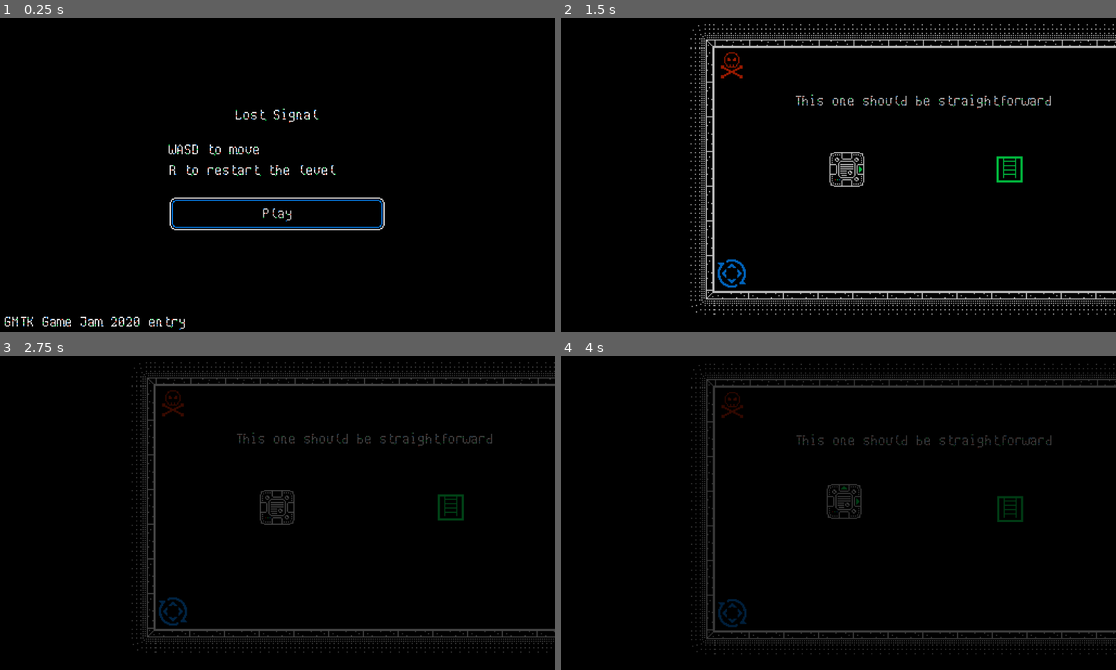
Above: before the commit, frames 1-4 (two rows, left to right).
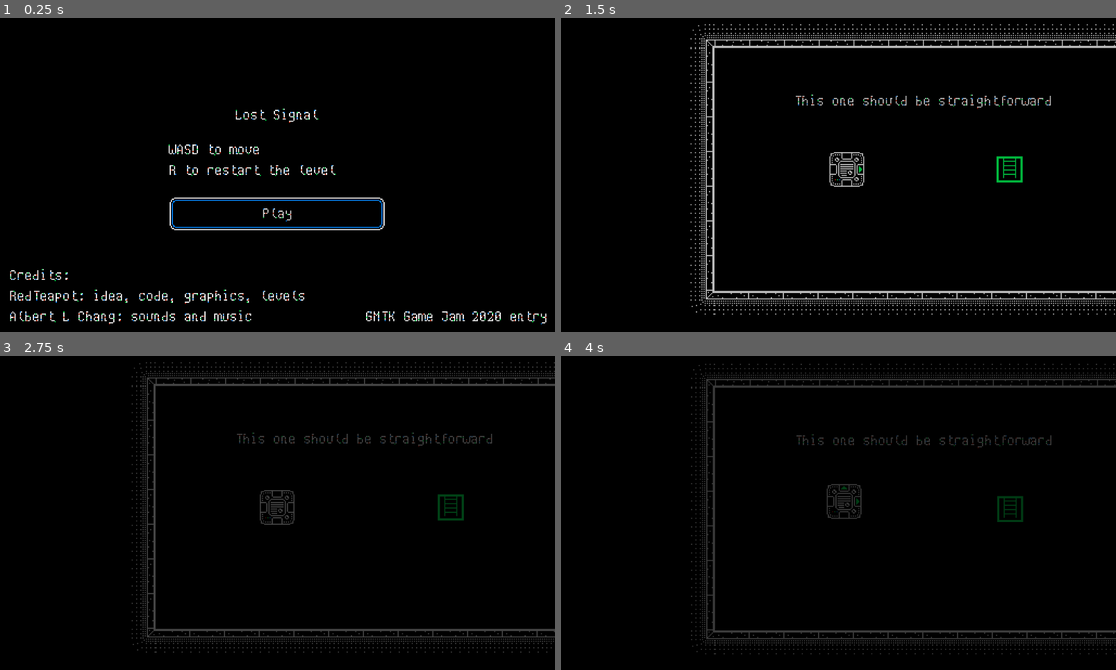
Above: after the commit, the same moments.

Repository: Red-Teapot/LostSignal
Game: Godot game, scene res://Scenes/MainMenu.tscn
Two runs of this game, one before a commit and one after it. Both use one fixed random seed, a clock stepped at 60 frames per second and the inputs below.
Inputs:
- Up to frame 1 (0.25 s): no input
- Up to frame 2 (1.5 s): click "Play" at 0.5 s; tap Enter at 1.25 s; hold D from 1.28 s (still down); tap R at 1.35 s
- Up to frame 3 (2.75 s): release D at 2.03 s; hold S from 2.03 s (still down); tap R at 2.1 s
- Up to frame 4 (4 s): release S at 2.78 s; hold D 2.78-3.53 s; tap R at 2.85, 3.6 s; hold W from 3.53 s (still down)

The runs differ from the first frame. In frame 1, 1.8% of the frame differs, in the area x 0-99%, y 79-100%; in frame 2, 0.3%; in frame 3, 0.3%; in frame 4, 0.3%.

Commit message:
Add credits to title screen

Diff:
--- a/Scenes/Level1.tscn
+++ b/Scenes/Level1.tscn
@@ -647,7 +647,7 @@
 tile_set = SubResource( 50 )
 cell_size = Vector2( 32, 32 )
 format = 1
-tile_data = PoolIntArray( -196608, 0, 0, 8, 2, 0, 196608, 1, 0 )
+tile_data = PoolIntArray( 8, 2, 0 )
 
 [node name="Character" type="KinematicBody2D" parent="."]
 position = Vector2( 224, 32 )
--- a/Scenes/MainMenu.tscn
+++ b/Scenes/MainMenu.tscn
@@ -60,15 +60,33 @@
 text = "Play"
 script = ExtResource( 1 )
 
-[node name="Label" type="Label" parent="."]
+[node name="GMTK notice" type="Label" parent="."]
+anchor_left = 1.0
 anchor_top = 1.0
+anchor_right = 1.0
 anchor_bottom = 1.0
-margin_left = 8.0
-margin_top = -34.0
-margin_bottom = -34.0
+margin_left = -350.0
+margin_top = -44.0
+margin_right = -350.0
+margin_bottom = -44.0
 rect_scale = Vector2( 2, 2 )
 theme = ExtResource( 3 )
 text = "GMTK Game Jam 2020 entry"
 __meta__ = {
 "_edit_use_anchors_": false
 }
+
+[node name="Credits" type="Label" parent="."]
+anchor_top = 1.0
+anchor_bottom = 1.0
+margin_left = 18.0
+margin_top = -120.0
+margin_bottom = -120.0
+rect_scale = Vector2( 2, 2 )
+theme = ExtResource( 3 )
+text = "Credits:
+RedTeapot: idea, code, graphics, levels
+Albert L Chang: sounds and music"
+__meta__ = {
+"_edit_use_anchors_": false
+}
